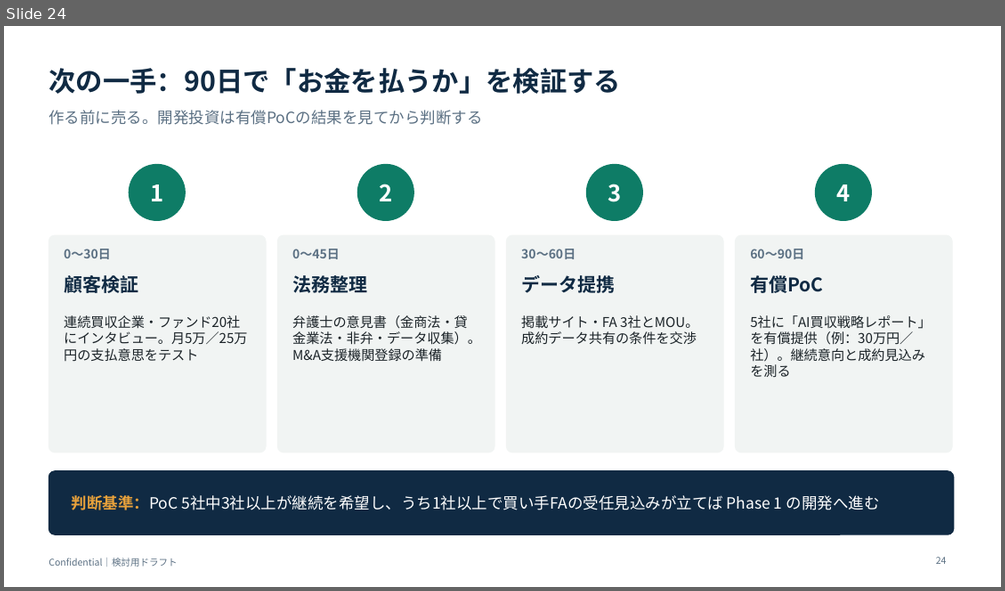
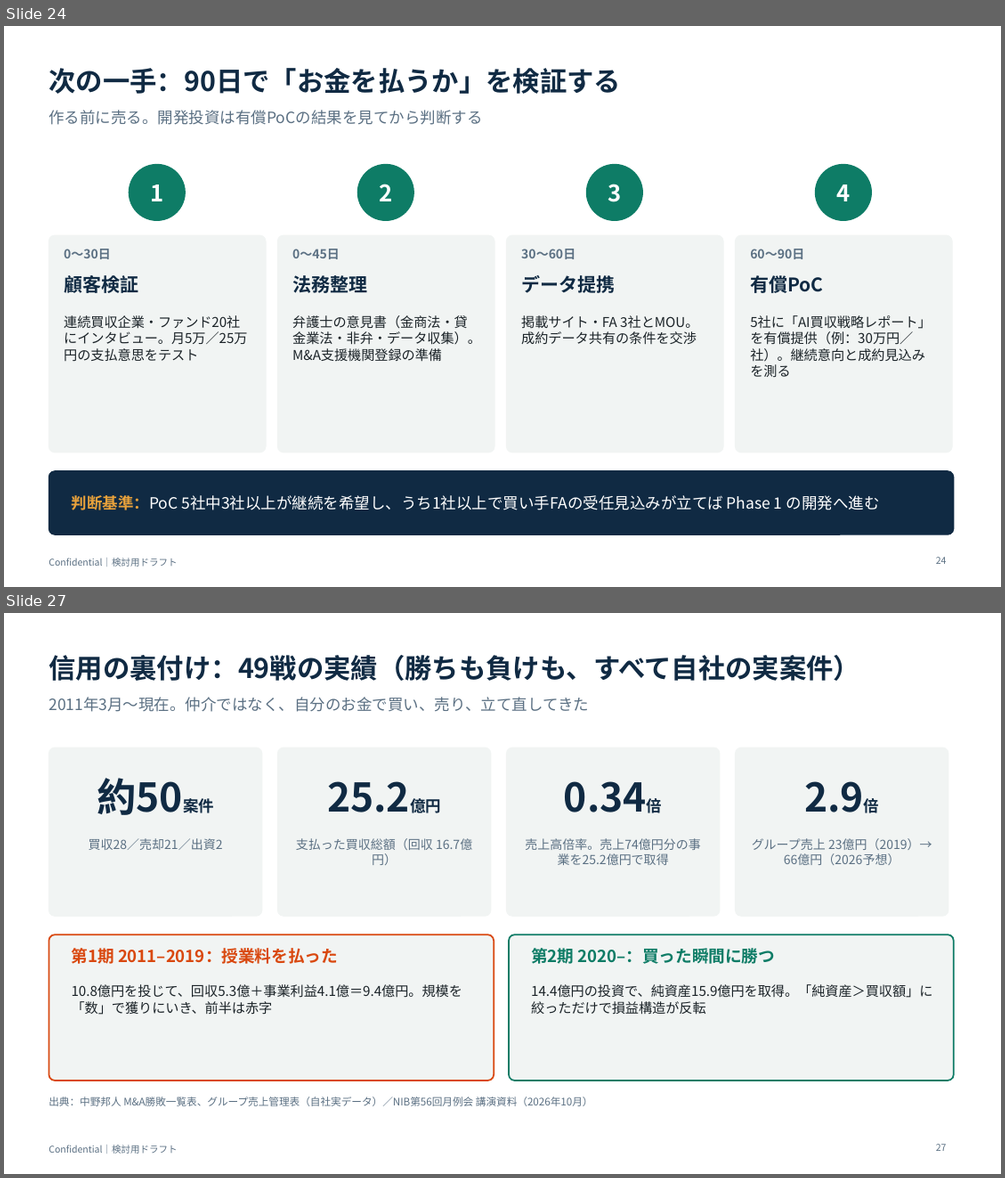
Before and after one commit to nakano-winebank/wine-auction, a slide deck: docs/business/AI_MA_新規事業_レビューと提案.pptx. Shown one above the other, each under a label of ours: slide 24 before the commit, slides 24 and 27 after it; the slides between them are not shown. The pictures are 1005x591 and 1005x1178 pixels, drawn with LibreOffice and Linux fonts; fonts in the diff are those of the drawing. Boxes give left, top, right and bottom in pixels: in the first picture for what was removed or moved away, otherwise in the second. Text is boxed around its words. In the diff, an @@ line names an element or a change of style, - is before the commit and + after.

```diff
--- a/docs/business/AI_MA_新規事業_レビューと提案.pptx
+++ b/docs/business/AI_MA_新規事業_レビューと提案.pptx
@@ slide 27 added at [4,613,1001,1174], background #FFFFFF; not listed: 1 template element that a slide beside it also shows @@
@@ title added at [48,655,860,681], 26 pt, text #102A43, bold @@
+信用の裏付け：49戦の実績（勝ちも負けも、すべて自社の実案件）
@@ text added at [48,697,589,712], 15 pt, text #5B7083 @@
+2011年3月〜現在。仲介ではなく、自分のお金で買い、売り、立て直してきた
@@ rounded rectangle added at [48,747,262,916], fill #F1F4F3, outline #F1F4F3 1 pt @@
@@ rounded rectangle added at [278,747,491,916], fill #F1F4F3, outline #F1F4F3 1 pt @@
@@ rounded rectangle added at [507,747,720,916], fill #F1F4F3, outline #F1F4F3 1 pt @@
@@ rounded rectangle added at [736,747,948,916], fill #F1F4F3, outline #F1F4F3 1 pt @@
@@ text added at [97,778,183,815], 38 pt, text #102A43, bold @@
+約50案件
@@ text added at [327,781,410,812], 38 pt, text #102A43, bold @@
+25.2億円
@@ text added at [564,781,647,812], 38 pt, text #102A43, bold @@
+0.34倍
@@ text added at [804,781,864,812], 38 pt, text #102A43, bold @@
+2.9倍
@@ text added at [89,838,223,850], 12 pt, text #5B7083 @@
+買収28／売却21／出資2
@@ text added at [296,838,472,850], 12 pt, text #5B7083 @@
+支払った買収総額（回収 16.7億円）
@@ text added at [525,838,700,865], 12 pt, text #5B7083 @@
+売上高倍率。売上74億円分の事業を25.2億円で取得
@@ text added at [752,838,932,865], 12 pt, text #5B7083 @@
+グループ売上 23億円（2019）→ 66億円（2026予想）
@@ rounded rectangle added at [48,934,494,1080], fill #F1F4F3, outline #D9480F 1.5 pt @@
@@ text added at [72,948,338,964], 16 pt, text #D9480F, bold @@
+第1期 2011–2019：授業料を払った
@@ rounded rectangle added at [509,934,954,1080], fill #F1F4F3, outline #0E7C66 1.5 pt @@
@@ text added at [531,948,775,964], 16 pt, text #0E7C66, bold @@
+第2期 2020–：買った瞬間に勝つ
@@ text added at [72,984,462,1014], 13 pt, text #1B2328 @@
+10.8億円を投じて、回収5.3億＋事業利益4.1億＝9.4億円。規模を「数」で獲りにいき、前半は赤字
@@ text added at [531,984,932,1014], 13 pt, text #1B2328 @@
+14.4億円の投資で、純資産15.9億円を取得。「純資産＞買収額」に絞っただけで損益構造が反転
@@ text added at [48,1096,593,1106], 10 pt, text #5B7083 @@
+出典：中野邦人 M&A勝敗一覧表、グループ売上管理表（自社実データ）／NIB第56回月例会 講演資料（2026年10月）
@@ page number added at [936,1143,947,1151], 9 pt, text #5B7083 @@
+27
```
Also in this commit, not shown: 1 slide changed, 6 other slides added.
